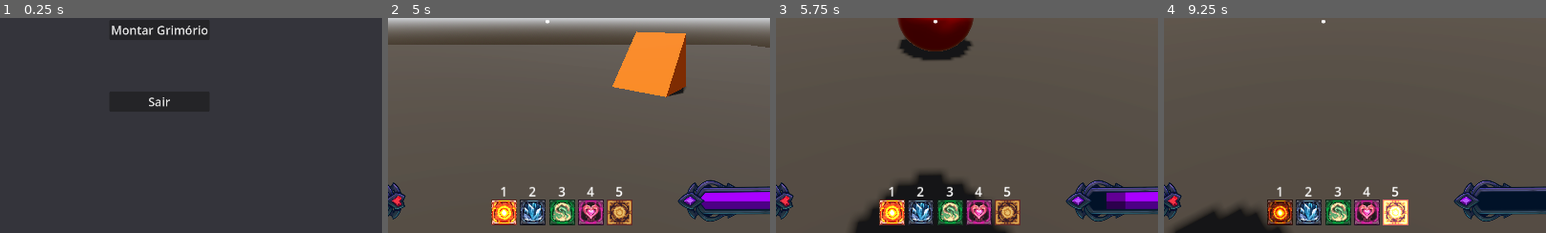
Above: before the commit, frames 1-4 (left to right).
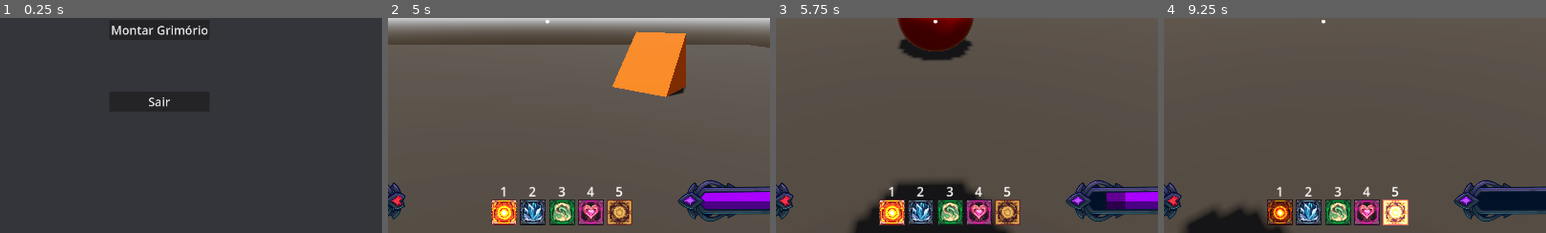
Above: after the commit, the same moments.

Repository: Isaaa43/Saudavel-e-Balanceado
Game: Godot game, scene res://cenas/main_game.tscn
The game is run twice, just before and just after one commit, with the same random seed, the same clock (stepped at 60 frames per second) and the same inputs.
Inputs (mouse positions are % of the whole screen's width and height, from its top left):
- Up to frame 1 (0.25 s): no input
- Up to frame 2 (5 s): click "Jogar" at 0.5 s; click (50, 50) at 1.27 s; type "Alex" at 1.35 s; click "Continuar" at 2 s; click "Host" at 2.75 s; click "Começar Partida" at 3.5 s; tap Enter at 4.25 s; move the mouse to (72, 45) at 4.27 s; hold D (direita) from 4.28 s (still down); click (72, 45) at 4.35 s; tap Space (pular) at 4.52 s
- Up to frame 3 (5.75 s): move the mouse to (45, 50) at 5.02 s; release D (direita) at 5.03 s; hold W (frente) from 5.03 s (still down); tap 1 at 5.1 s; click (45, 50) at 5.17 s; tap Space (pular) at 5.27 s
- Up to frame 4 (9.25 s): keep holding W (frente); move the mouse to (52, 48) at 5.77 s; tap 2 at 5.85 s; click (52, 48) at 5.92 s; tap Space (pular) at 6.5, 6.77, 7.52, 8.27 s; move the mouse to (49, 52) at 6.52 s; tap 3 at 6.6 s; click (49, 52) at 6.67 s; move the mouse to (57, 51) at 7.27 s; tap 4 at 7.35 s; click (57, 51) at 7.42 s; move the mouse to (42, 49) at 8.02 s; tap 5 at 8.1 s; click (42, 49) at 8.17 s; move the mouse to (51, 50) at 8.77 s; click (51, 50) at 8.85 s
The pictures show only the part of the screen within x 29-79%, y 50-100%; the shares and areas given below are measured in that part.

Frames 1-2 are identical in both runs. In frame 3, 0.4% of the frame differs, in the area x 36-45%, y 71-78%; in frame 4, 0.1%.

Commit message:
refactor: retirada a dependencia da cabeca na camera
Câmera do jogador não depende mais da cabeça para funcionar

Diff:
--- a/luta-magos/cenas/game/characters/camera_jogador.tscn
+++ b/luta-magos/cenas/game/characters/camera_jogador.tscn
@@ -7,3 +7,12 @@
 
 [node name="RemoteTransformMira" type="RemoteTransform3D" parent="." unique_id=1175613351]
 transform = Transform3D(1, 0, 0, 0, 1, 0, 0, 0, 1, 0, 0, -1)
+
+[node name="SepararCamera" type="Node" parent="." unique_id=2051765678]
+
+[node name="PivotOlhando" type="Node3D" parent="." unique_id=1106763065]
+
+[node name="RemoteTransformCabeca" type="RemoteTransform3D" parent="PivotOlhando" unique_id=382681538]
+rotation_edit_mode = 1
+update_position = false
+update_scale = false
--- a/luta-magos/cenas/game/characters/jogador.tscn
+++ b/luta-magos/cenas/game/characters/jogador.tscn
@@ -91,9 +91,8 @@
 [node name="Cabeca" type="Node3D" parent="." unique_id=1241982120]
 transform = Transform3D(1, 0, 0, 0, 1, 0, 0, 0, 1, 0, 1.5, 0)
 
-[node name="CameraJogador" parent="Cabeca" unique_id=840626129 node_paths=PackedStringArray("jogador", "cabeca_pivot") instance=ExtResource("4_s8iyn")]
+[node name="CameraJogador" parent="Cabeca" unique_id=840626129 node_paths=PackedStringArray("jogador") instance=ExtResource("4_s8iyn")]
 jogador = NodePath("../..")
-cabeca_pivot = NodePath("../CabecaPivot")
 
 [node name="CabecaPivot" type="Node3D" parent="Cabeca" unique_id=2010991378]
 transform = Transform3D(1, 0, 0, 0, 1, 0, 0, 0, 1, 0, 0, -0.15)
--- a/luta-magos/scripts/game/characters/camera.gd
+++ b/luta-magos/scripts/game/characters/camera.gd
@@ -2,9 +2,11 @@
 extends Camera3D
 
 @export var jogador : Jogador
-@export var cabeca_pivot : Node3D
+
+@onready var pivot_olhando: Node3D = $PivotOlhando
 
 @onready var remote_transform_mira: RemoteTransform3D = $RemoteTransformMira
+@onready var remote_transform_cabeca: RemoteTransform3D = $PivotOlhando/RemoteTransformCabeca
 
 const SENSITIVITY_BASE_MOUSE := 0.005
 const SENSITIVITY_BASE_CONTROLLER := 5.0
@@ -33,8 +35,8 @@
 		rotate_x(-event.relative.y * mouse_sensitivity)
 		rotation.x = clamp(rotation.x, -PI/2, PI/2)
 		# rodar a cabeca
-		var cabeca_rot = remap(rotation.x, -PI/2, PI/2, -PI/4, PI/4)
-		cabeca_pivot.rotation.x = cabeca_rot
+		#var cabeca_rot = remap(rotation.x, -PI/2, PI/2, -PI/4, PI/4)
+		#pivot_olhando.rotation.x = cabeca_rot
 
 
 func _process(delta):
@@ -48,8 +50,8 @@
 		rotate_x(-look_input.y * controller_sensitivity * delta)
 		rotation.x = clamp(rotation.x, -PI/2, PI/2)
 		# rodar a cabeca
-		var cabeca_rot = remap(rotation.x, -PI/2, PI/2, -PI/4, PI/4)
-		cabeca_pivot.rotation.x = cabeca_rot
+		#var cabeca_rot = remap(rotation.x, -PI/2, PI/2, -PI/4, PI/4)
+		#pivot_olhando.rotation.x = cabeca_rot
 
 func set_sensibilidade(sensi: float) -> void:
 	# Controle
@@ -60,5 +62,14 @@
 		mouse_sensitivity = SENSITIVITY_BASE_MOUSE * sensi
 
 func set_target_remote_transform_mira(node_path: String) -> void:
-	remote_transform_mira.remote_path = node_path
-	remote_transform_mira.force_update_cache()
+	_set_target_of_remote_transform(remote_transform_mira, node_path)
+
+func set_target_remote_transform_cabeca(node_path: String) -> void:
+	_set_target_of_remote_transform(remote_transform_cabeca, node_path)
+
+func _set_target_of_remote_transform(
+	remote_transform: RemoteTransform3D,
+	node_path: String
+) -> void:
+	remote_transform.remote_path = node_path
+	remote_transform.force_update_cache()
--- a/luta-magos/scripts/game/characters/jogador.gd
+++ b/luta-magos/scripts/game/characters/jogador.gd
@@ -5,8 +5,10 @@
 @export var sistema_vida : SistemaVida
 @export var sistema_mana : SistemaMana
 
+@onready var sistema_movimento: SistemaMovimento = $SistemaMovimento
+
 @onready var camera_jogador: CameraJogador = $Cabeca/CameraJogador
-@onready var sistema_movimento: SistemaMovimento = $SistemaMovimento
+@onready var cabeca_pivot: Node3D = $Cabeca/CabecaPivot
 
 @onready var audio_player_dano: AudioStreamPlayer3D = $AudioPlayerDano
 @onready var label_dano: Label3D = $LabelDano
@@ -34,10 +36,16 @@
 		sistema_movimento.queue_free()
 		return
 
-	camera_jogador.start()
+	_ready_camera()
 	# conectar os sinais
 	sistema_vida.morreu.connect(morrer)
 	sistema_vida.levou_dano.connect(_mostrar_levar_dano)
+
+func _ready_camera() -> void:
+	camera_jogador.start()
+	# prende o lancador de feiticos na visao da camera
+	camera_jogador.set_target_remote_transform_cabeca(cabeca_pivot.get_path())
+
 
 @onready var label_nome: Label3D = $LabelNome
 func _display_nome() -> void:
